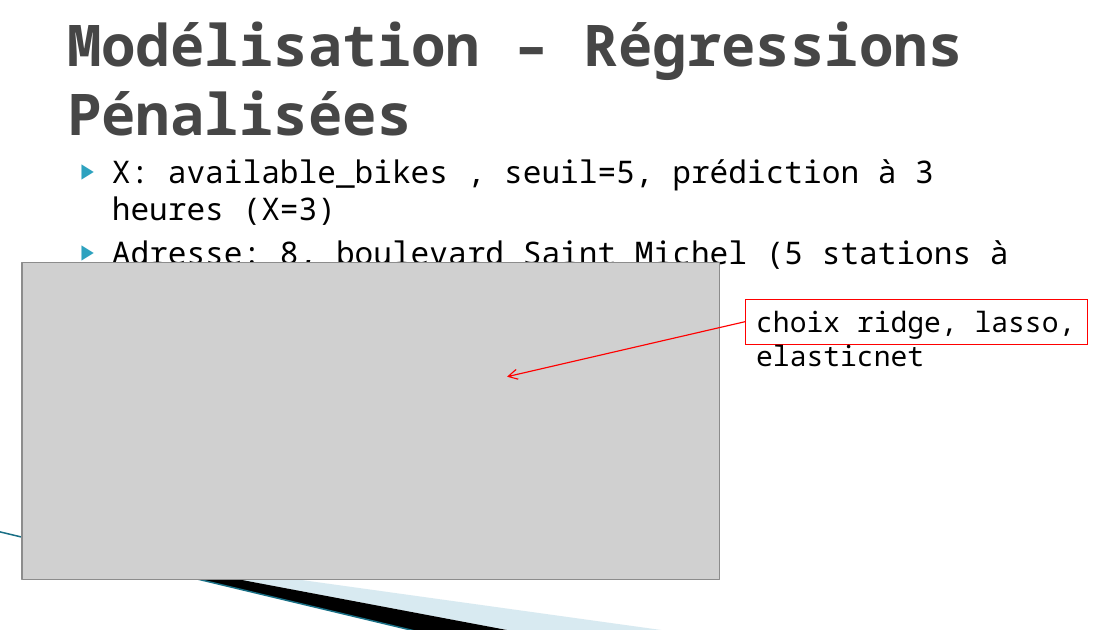
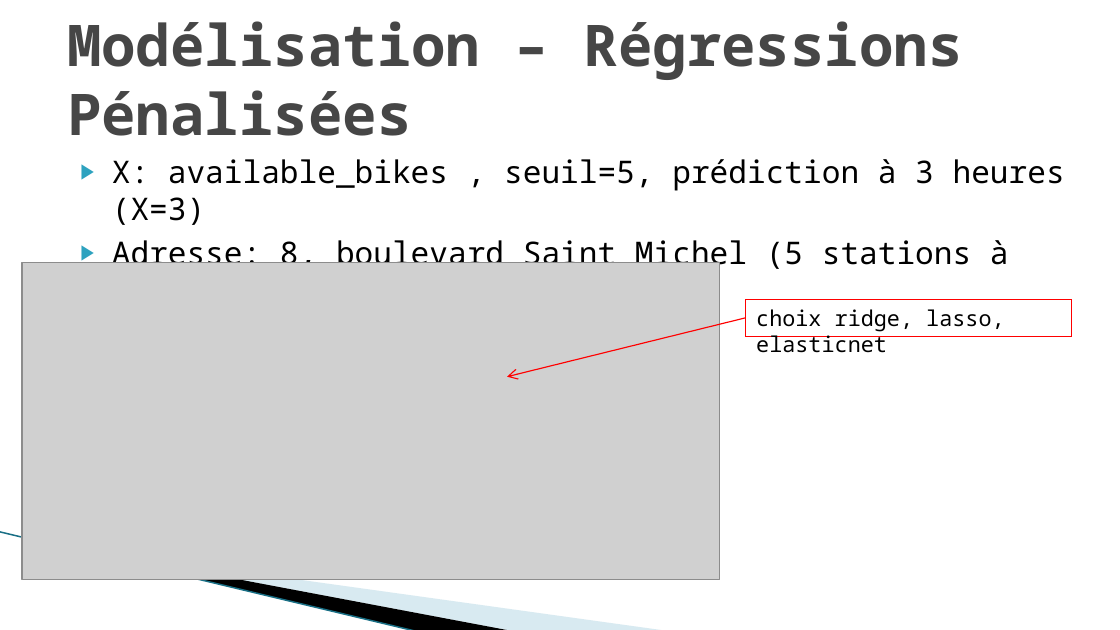
Before and after one commit to DianeBeldame/AppVelib, a slide deck: slide 17 of Presentation v0.3.pptx. Drawn at 1120x630 pixels with LibreOffice and Linux fonts; fonts in the diff are those of the drawing; grey boxes stand for pictures; background and template pictures are left out. Boxes give left, top, right and bottom in pixels: in the first picture for what was removed or moved away, otherwise in the second. Text is boxed around its words. In the diff, an @@ line names an element or a change of style, - is before the commit and + after.

```diff
--- a/Presentation v0.3.pptx
+++ b/Presentation v0.3.pptx
@@ text "X: available_bikes , seuil=5, prédiction ..." rewrapped from box(112, 159, 1009, 272) to box(112, 159, 1065, 272) @@
@@ rectangle "choix ridge, lasso, elasticnet": place and size @@
-rectangle "choix ridge, lasso, elasticnet" at box(745, 299, 1088, 344)
+rectangle "choix ridge, lasso, elasticnet" at box(745, 299, 1071, 337)
@@ rectangle "choix ridge, lasso, elasticnet" at box(745, 299, 1071, 337): size 18 to 14 pt @@
@@ arrow moved from (745, 321) - (507, 376) to (745, 318) - (507, 376) @@
```
Also in this commit, not shown: 8 other slides changed, 2 slides added.
